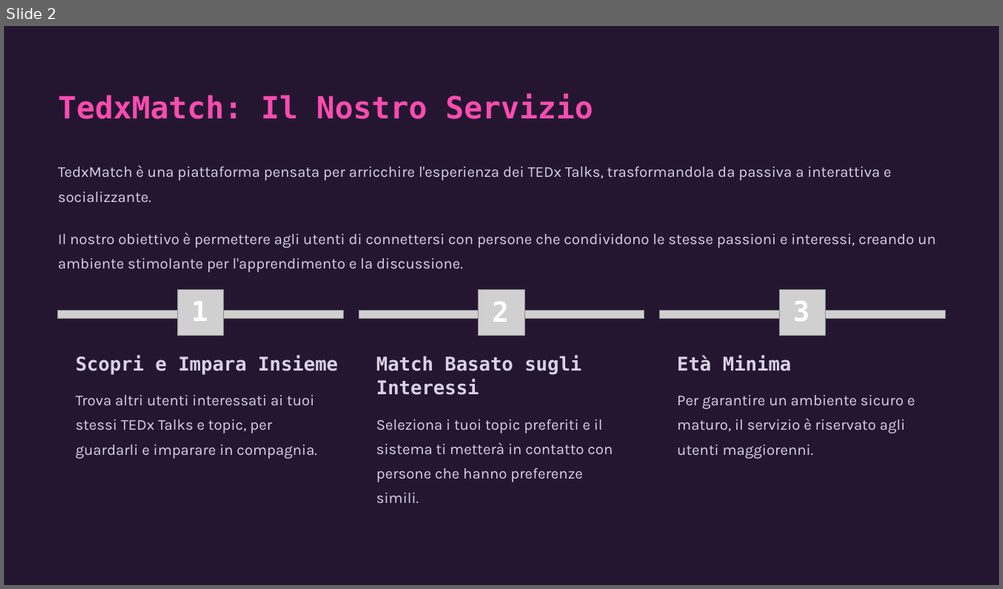
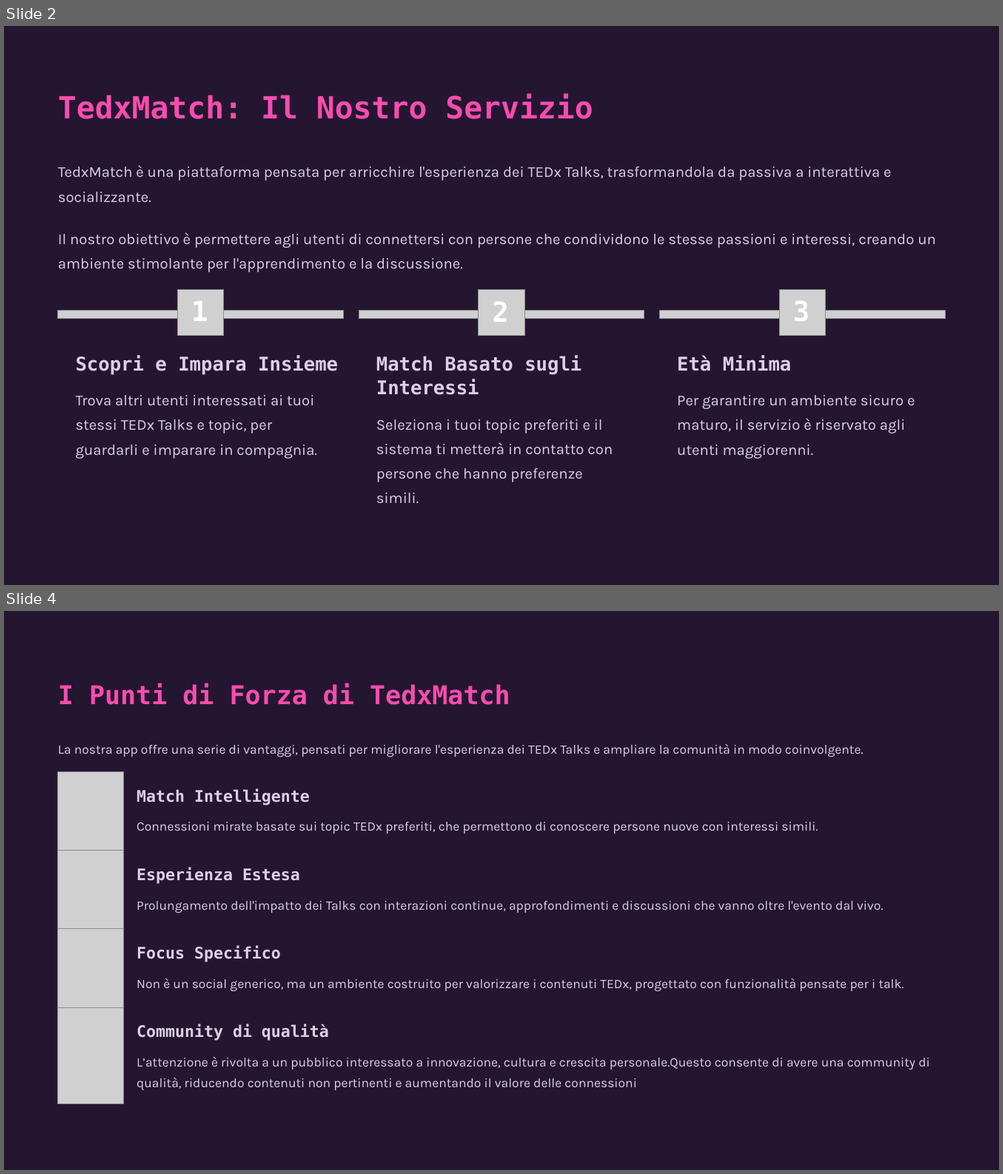
Before and after one commit to mnicoli13/tedx-match, a slide deck: Powerpoint/TedxMatch-1.pptx. Shown one above the other, each under a label of ours: slide 2 before the commit, slides 2 and 4 after it; the slides between them are not shown. The pictures are 1003x589 and 1003x1174 pixels, drawn with LibreOffice and Linux fonts; fonts in the diff are those of the drawing; grey boxes stand for pictures; background and template pictures are left out. Boxes give left, top, right and bottom in pixels: in the first picture for what was removed or moved away, otherwise in the second. Text is boxed around its words. In the diff, an @@ line names an element or a change of style, - is before the commit and + after.

```diff
--- a/Powerpoint/TedxMatch-1.pptx
+++ b/Powerpoint/TedxMatch-1.pptx
@@ slide 4 added at (4, 611, 999, 1170), background #8FAADC; not listed: 1 template element that a slide beside it also shows @@
@@ text added at (58, 684, 510, 705), 30 pt, text #F94CAF, bold @@
+I Punti di Forza di TedxMatch
@@ text added at (58, 744, 863, 758), 15 pt, text #DAD1E6 @@
+La nostra app offre una serie di vantaggi, pensati per migliorare l'esperienza dei TEDx Talks e ampliare la comunità in modo coinvolgente.
@@ picture added at (58, 772, 123, 851) @@
@@ text added at (136, 789, 310, 806), 18.5 pt, text #DAD1E6, bold @@
+Match Intelligente
@@ text added at (136, 822, 817, 834), 15 pt, text #DAD1E6 @@
+Connessioni mirate basate sui topic TEDx preferiti, che permettono di conoscere persone nuove con interessi simili.
@@ picture added at (58, 850, 123, 929) @@
@@ text added at (136, 867, 300, 884), 18.5 pt, text #DAD1E6, bold @@
+Esperienza Estesa
@@ text added at (136, 901, 882, 914), 15 pt, text #DAD1E6 @@
+Prolungamento dell'impatto dei Talks con interazioni continue, approfondimenti e discussioni che vanno oltre l'evento dal vivo.
@@ picture added at (58, 929, 123, 1008) @@
@@ text added at (136, 946, 281, 963), 18.5 pt, text #DAD1E6, bold @@
+Focus Specifico
@@ text added at (136, 979, 904, 992), 15 pt, text #DAD1E6 @@
+Non è un social generico, ma un ambiente costruito per valorizzare i contenuti TEDx, progettato con funzionalità pensate per i talk.
@@ picture added at (58, 1008, 123, 1104) @@
@@ text added at (136, 1025, 329, 1041), 18.5 pt, text #DAD1E6, bold @@
+Community di qualità
@@ text added at (136, 1056, 930, 1091), 15 pt, text #DAD1E6 @@
+L’attenzione è rivolta a un pubblico interessato a innovazione, cultura e crescita personale.Questo consente di avere una community di qualità, riducendo contenuti non pertinenti e aumentando il valore delle connessioni
@@ rectangle added at (875, 1122, 999, 1170), fill #241630 @@
```
Also in this commit, not shown: 2 other slides added, 1 other file.
